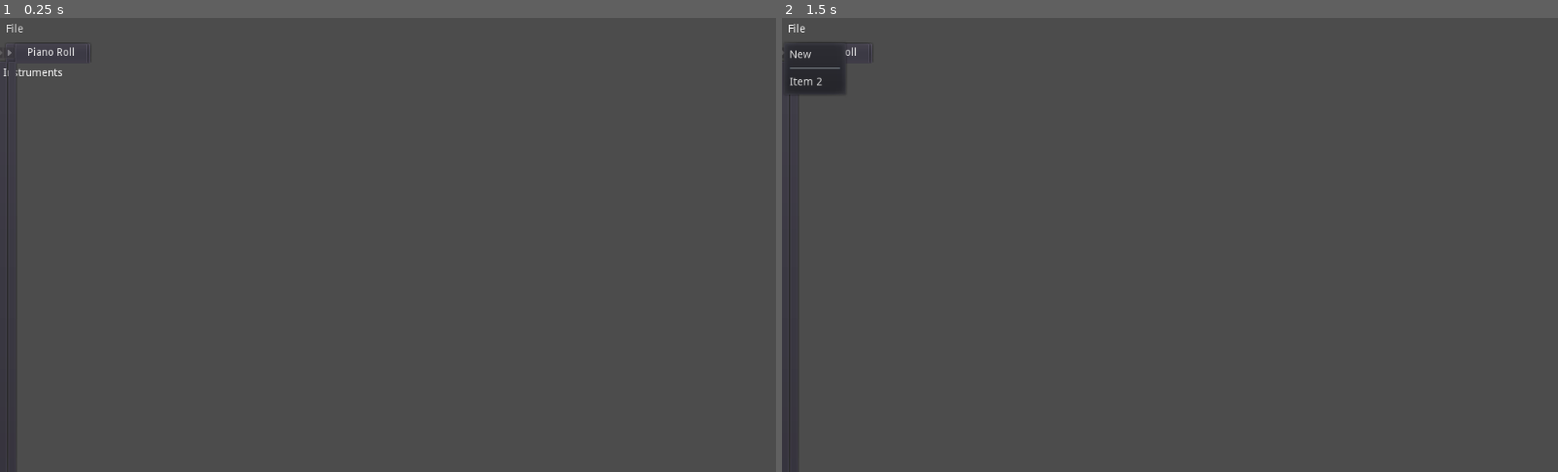
Above: before the commit, frames 1-2 (left to right).
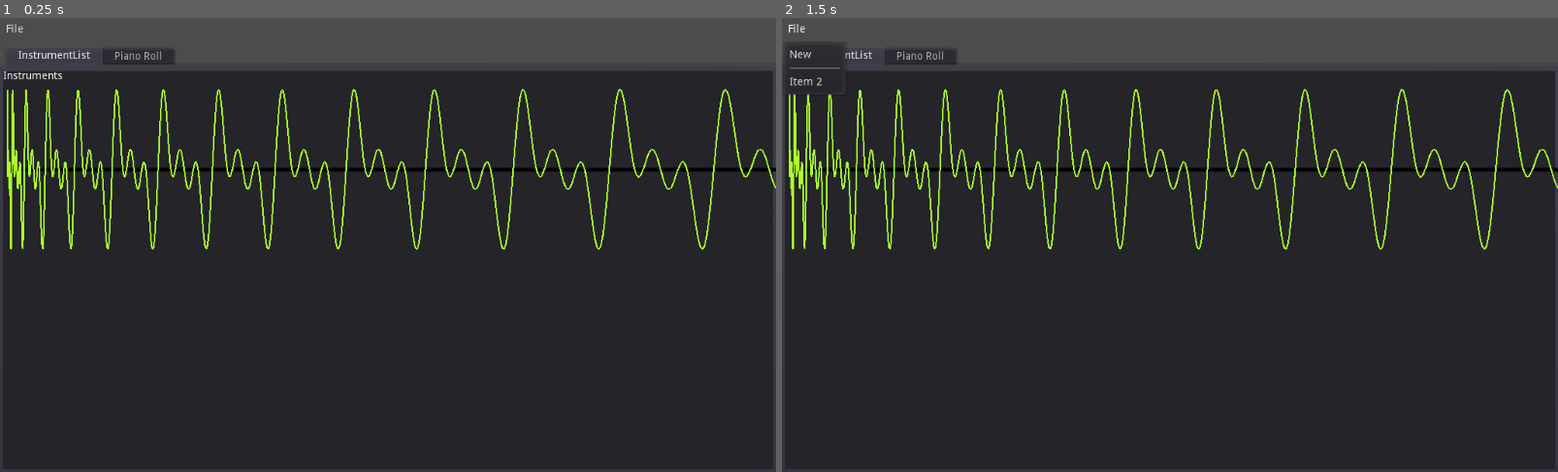
Above: after the commit, the same moments.

Repository: QuadCubedStudios/GoDAW
Game: Godot game, scene res://Main.tscn
Same seed, same stepped clock (60 frames per second), same inputs: the game is played once before the commit and once after it.
Inputs:
- Up to frame 1 (0.25 s): no input
- Up to frame 2 (1.5 s): click "File" at 0.5 s; click "File" at 1.25 s

The runs differ from the first frame. In frame 1, 87% of the frame differs, in the area x 0-100%, y 6-100%; in frame 2, 87%.
Error before the commit: Invalid set index 'x_index' (on base: 'Node2D (Wave.gd)') with value of type 'int'.

Commit message:
Fixed GUI

Diff:
--- a/Main.tscn
+++ b/Main.tscn
@@ -3,54 +3,13 @@
 [ext_resource path="res://Panels/PianoRoll/PianoRoll.tscn" type="PackedScene" id=1]
 [ext_resource path="res://Theme/Default/GoDAWTheme.tres" type="Theme" id=2]
 [ext_resource path="res://Panels/InstrumentList/InstrumentList.tscn" type="PackedScene" id=3]
-
-[sub_resource type="GDScript" id=1]
-script/source = "extends Control
-
-onready var player = $AudioStreamPlayer
-onready var instrument_tab = $VBoxContainer/EditorView/SideBar/Instruments/VBoxContainer/List
-
-func _init():
-	pass
-
-func load_instruments():
-	var dir = Directory.new()
-	dir.open(\"res://Instruments\")
-	dir.list_dir_begin(true, true)
-
-	var instrument_name = dir.get_next()
-	while instrument_name != \"\":
-		if dir.file_exists(\"./%s/instrument.gd\" % instrument_name):
-			var instrument = load(\"%s/%s/instrument.gd\" % [dir.get_current_dir(), instrument_name])
-			GoDAW.register_instrument(instrument_name, instrument.new())
-
-			if dir.file_exists(\"./%s/icon.png\" % instrument_name):
-				instrument_tab.add_item(instrument_name, load(\"%s/%s/icon.png\" % [dir.get_current_dir(), instrument_name]))
-			else:
-				push_warning(\"Instrument %s does not have an icon.png file\" % instrument_name)
-				instrument_tab.add_item(instrument_name, load(\"res://util/Theme/Default/defaultIcon.png\"))
-		else:
-			push_warning(\"Instrument %s does not have an instrument.gd file\" % instrument_name)
-
-		instrument_name = dir.get_next()
-
-func _ready():
-	load_instruments()
-	var osc = GoDAW.get_instrument(\"TripleOsc\")
-	var wave = Wave.new(osc.create_sample())
-	wave.position += Vector2(10, 200)
-	wave.x_index=5
-	#add_child(wave)
-	# Set stream and play
-	#player.stream = osc.create_sample()
-	#player.play()
-"
+[ext_resource path="res://Main.gd" type="Script" id=4]
 
 [node name="Main" type="Control"]
 anchor_right = 1.0
 anchor_bottom = 1.0
 theme = ExtResource( 2 )
-script = SubResource( 1 )
+script = ExtResource( 4 )
 __meta__ = {
 "_edit_use_anchors_": false
 }
@@ -74,32 +33,80 @@
 text = "File"
 items = [ "New", null, 0, false, false, 0, 0, null, "", false, "", null, 0, false, false, 1, 0, null, "", true, "Item 2", null, 0, false, false, 2, 0, null, "", false ]
 
-[node name="EditorView" type="HBoxContainer" parent="VBoxContainer"]
+[node name="HBoxContainer" type="HBoxContainer" parent="VBoxContainer"]
 margin_top = 34.0
 margin_right = 1024.0
-margin_bottom = 600.0
+margin_bottom = 34.0
+
+[node name="Panel" type="Panel" parent="VBoxContainer"]
+visible = false
+margin_top = 34.0
+margin_right = 1024.0
+margin_bottom = 315.0
 size_flags_horizontal = 3
 size_flags_vertical = 3
 
-[node name="SideBar" type="TabContainer" parent="VBoxContainer/EditorView"]
-margin_right = 8.0
-margin_bottom = 566.0
+[node name="SideBar" type="TabContainer" parent="VBoxContainer/Panel"]
+margin_left = -4.0
+margin_top = -32.0
+margin_right = 1008.0
+margin_bottom = 534.0
+size_flags_horizontal = 3
 tab_align = 0
+__meta__ = {
+"_edit_use_anchors_": false
+}
 
-[node name="Instruments" parent="VBoxContainer/EditorView/SideBar" instance=ExtResource( 3 )]
+[node name="Instruments" parent="VBoxContainer/Panel/SideBar" instance=ExtResource( 3 )]
 margin_left = 4.0
 margin_top = 32.0
 margin_right = -4.0
 margin_bottom = -4.0
 
-[node name="Tab Workspace" type="TabContainer" parent="VBoxContainer/EditorView"]
-margin_left = 12.0
-margin_right = 20.0
-margin_bottom = 566.0
+[node name="Tab Workspace" type="TabContainer" parent="VBoxContainer/Panel"]
+margin_top = -32.0
+margin_right = 1020.0
+margin_bottom = 534.0
 tab_align = 0
+__meta__ = {
+"_edit_use_anchors_": false
+}
 
-[node name="Piano Roll" parent="VBoxContainer/EditorView/Tab Workspace" instance=ExtResource( 1 )]
+[node name="Piano Roll" parent="VBoxContainer/Panel/Tab Workspace" instance=ExtResource( 1 )]
 margin_left = 4.0
 margin_top = 32.0
 margin_right = -4.0
 margin_bottom = -4.0
+
+[node name="EditorView" type="HBoxContainer" parent="VBoxContainer"]
+visible = false
+margin_top = 319.0
+margin_bottom = 319.0
+size_flags_horizontal = 2
+size_flags_vertical = 2
+
+[node name="TabContainer" type="TabContainer" parent="VBoxContainer"]
+margin_top = 38.0
+margin_right = 1024.0
+margin_bottom = 600.0
+rect_clip_content = true
+size_flags_vertical = 3
+tab_align = 0
+drag_to_rearrange_enabled = true
+__meta__ = {
+"_edit_use_anchors_": false
+}
+
+[node name="InstrumentList" parent="VBoxContainer/TabContainer" instance=ExtResource( 3 )]
+margin_left = 4.0
+margin_top = 32.0
+margin_right = -4.0
+margin_bottom = -4.0
+size_flags_vertical = 3
+
+[node name="Piano Roll" parent="VBoxContainer/TabContainer" instance=ExtResource( 1 )]
+visible = false
+margin_left = 4.0
+margin_top = 32.0
+margin_right = -4.0
+margin_bottom = -4.0
